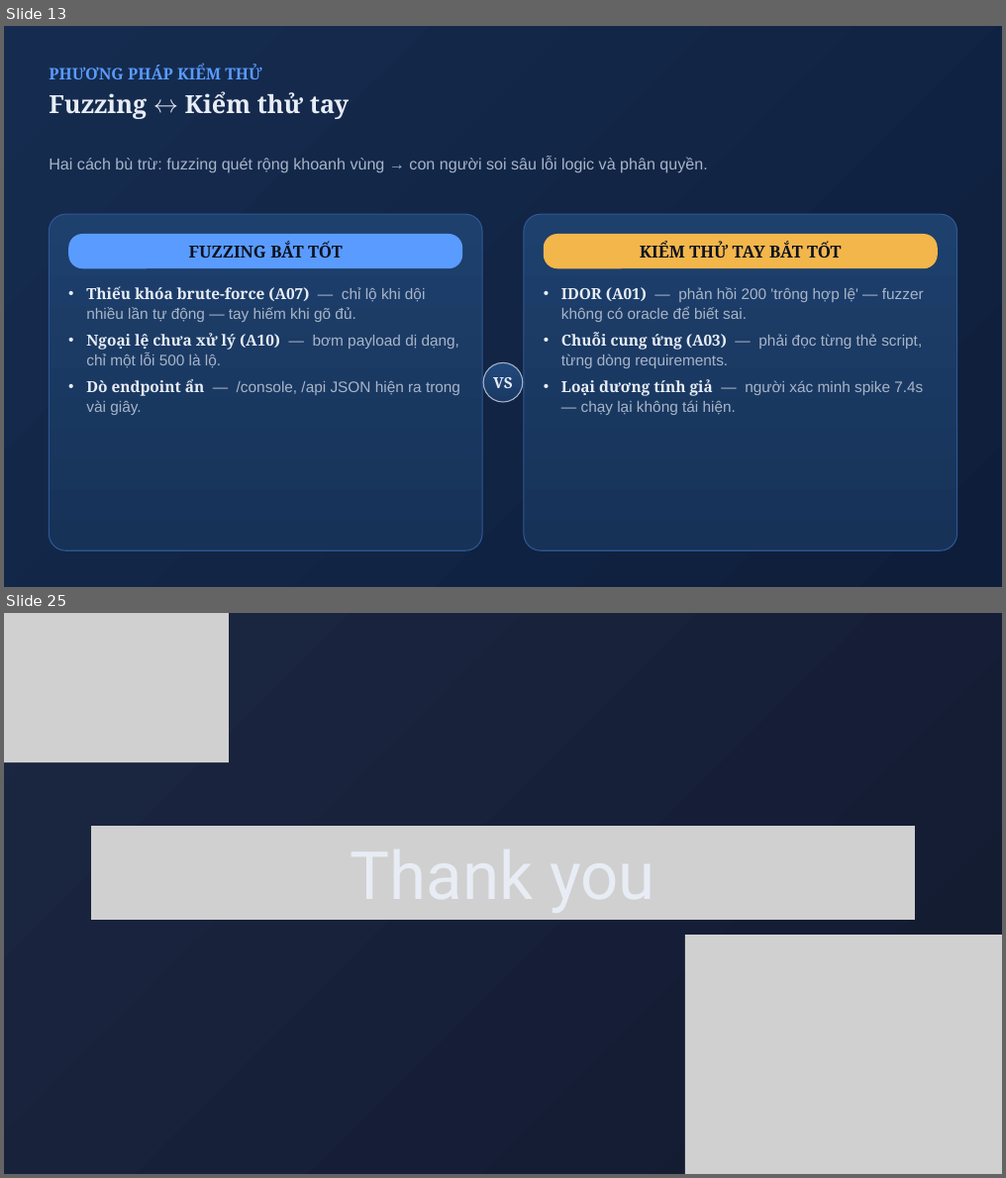
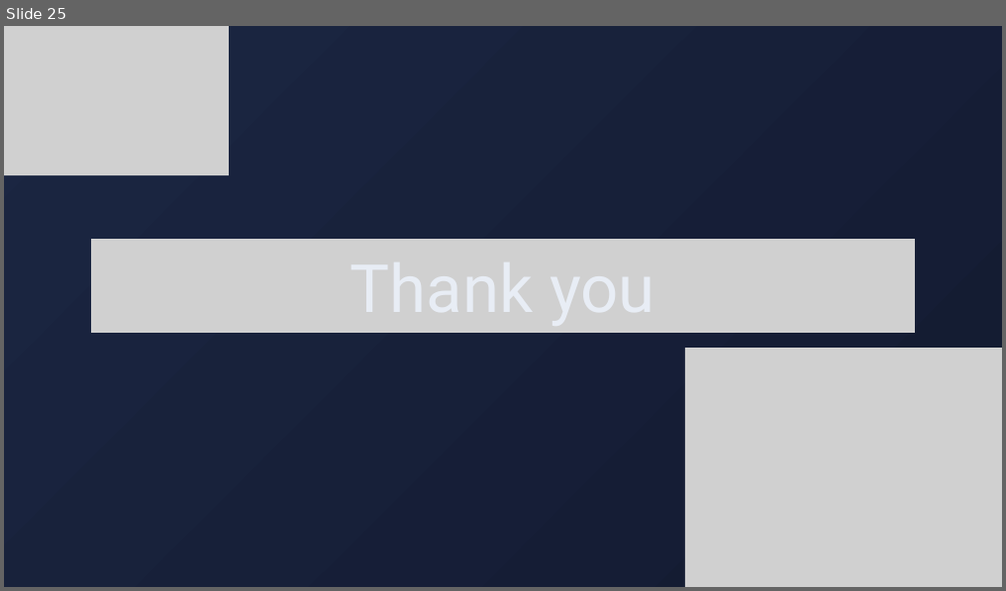
Before and after one commit to Luffyreals/EduFlaw-CSATTT, a slide deck: EduFlaw-OWASP2025.pptx. Shown one above the other, each under a label of ours: slides 13 and 25 before the commit, slide 25 after it; the slides between them are not shown. The pictures are 1006x1178 and 1006x591 pixels, drawn with LibreOffice and Linux fonts; fonts in the diff are those of the drawing; grey boxes stand for pictures. Boxes give left, top, right and bottom in pixels: in the first picture for what was removed or moved away, otherwise in the second. Text is boxed around its words. In the diff, an @@ line names an element or a change of style, - is before the commit and + after.

Commit message:
style(slides): update 86 text blocks in EduFlaw-OWASP2025.pptx to be concise and jargon-free

```diff
--- a/EduFlaw-OWASP2025.pptx
+++ b/EduFlaw-OWASP2025.pptx
@@ slide 13 removed at (4,26,1002,587), background gradient #152C50 to #0E1E3A @@
@@ text removed at (49,66,261,79) @@
-PHƯƠNG PHÁP KIỂM THỬ
@@ text removed at (49,91,349,119) @@
-Fuzzing ↔ Kiểm thử tay
@@ text removed at (49,157,707,174) @@
-Hai cách bù trừ: fuzzing quét rộng khoanh vùng → con người soi sâu lỗi logic và phân quyền.
@@ rounded rectangle removed at (49,214,482,551) @@
@@ rounded rectangle removed at (524,214,957,551) @@
@@ rounded rectangle removed at (68,234,462,269) @@
@@ text removed at (189,242,343,258) @@
-FUZZING BẮT TỐT
@@ rounded rectangle removed at (544,234,938,269) @@
@@ text removed at (640,242,842,258) @@
-KIỂM THỬ TAY BẮT TỐT
@@ text removed at (86,286,460,415) @@
-• Thiếu khóa brute-force (A07) — chỉ lộ khi dội nhiều lần tự động — tay hiếm khi gõ đủ.
-• Ngoại lệ chưa xử lý (A10) — bơm payload dị dạng, chỉ một lỗi 500 là lộ.
-• Dò endpoint ẩn — /console, /api JSON hiện ra trong vài giây.
@@ text removed at (561,287,924,415) @@
-• IDOR (A01) — phản hồi 200 'trông hợp lệ' — fuzzer không có oracle để biết sai.
-• Chuỗi cung ứng (A03) — phải đọc từng thẻ script, từng dòng requirements.
-• Loại dương tính giả — người xác minh spike 7.4s — chạy lại không tái hiện.
@@ ellipse removed at (483,363,523,402) @@
@@ text removed at (493,377,513,388) @@
-VS
```
Also in this commit, not shown: 20 slides changed, 4 slides added, 3 other slides removed.
